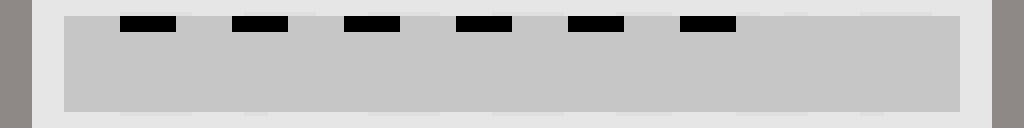
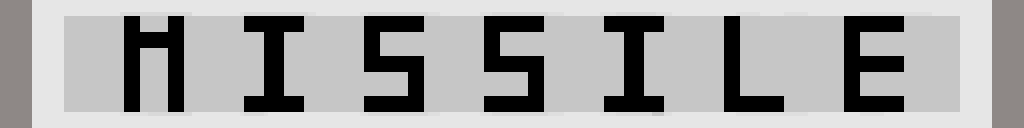
The second 1024px x 128px image is a revision of the first. Changes to its layers:
painted on "レイヤー 1" over [120,12,904,116]
